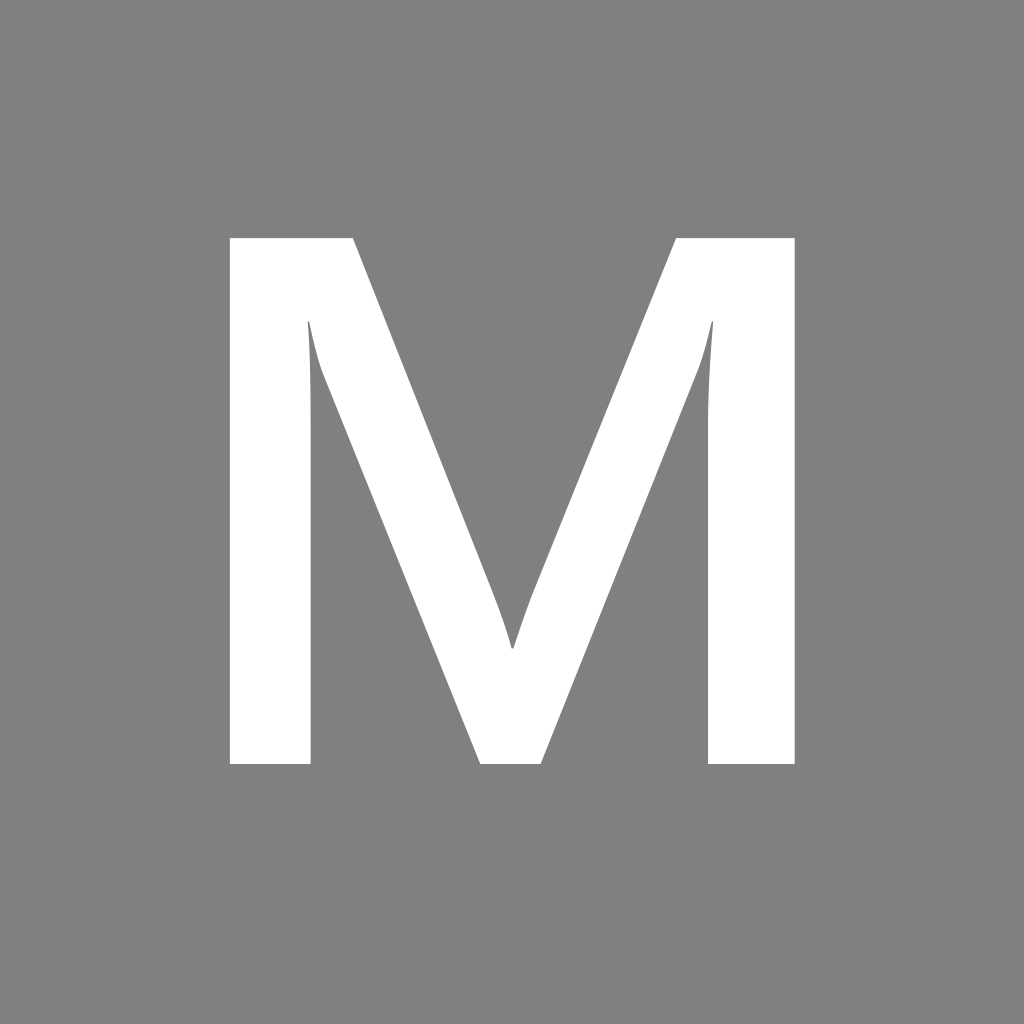
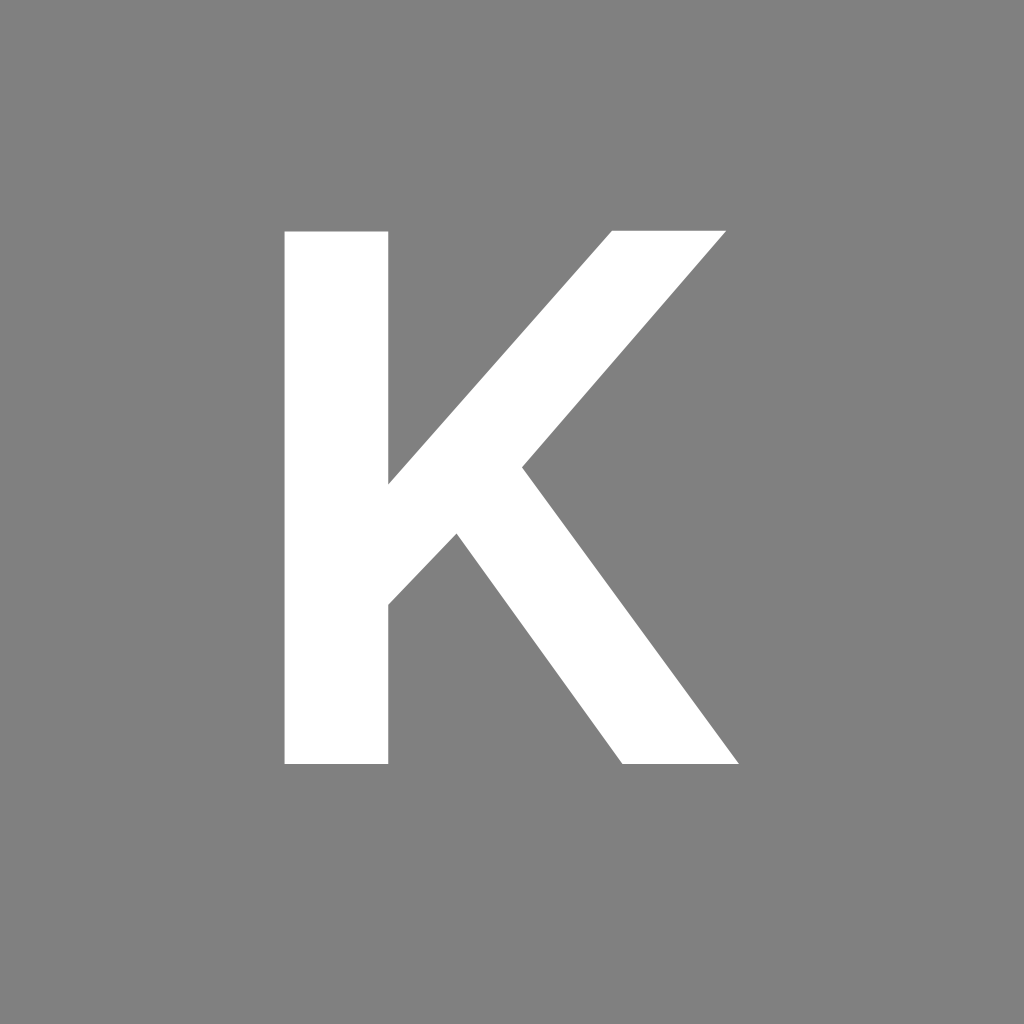
Layer changes from the first 1024 × 1024 image to the second:
painted on "Text copy 2" over [left=229, top=230, right=795, bottom=764]
